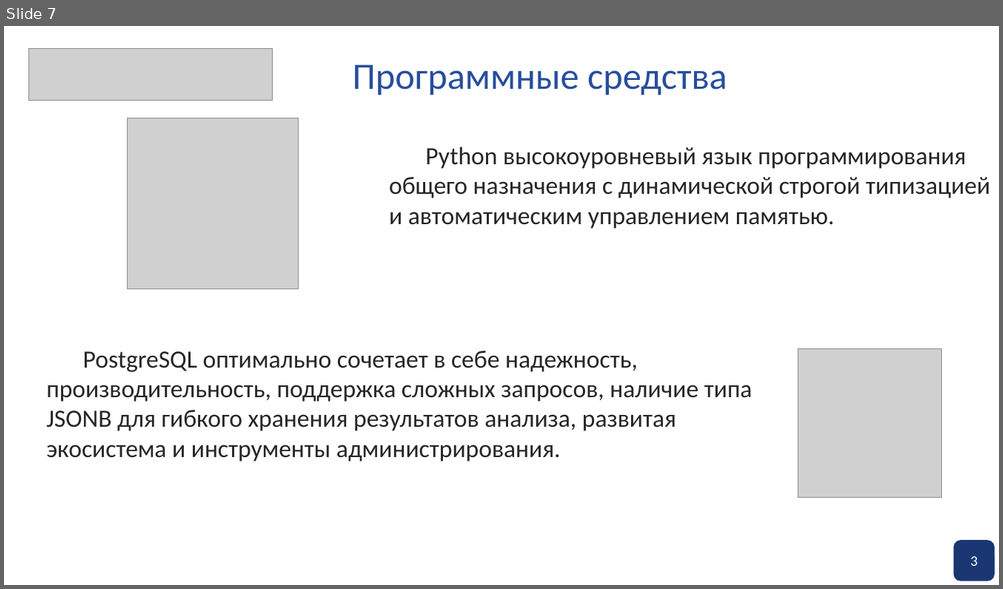
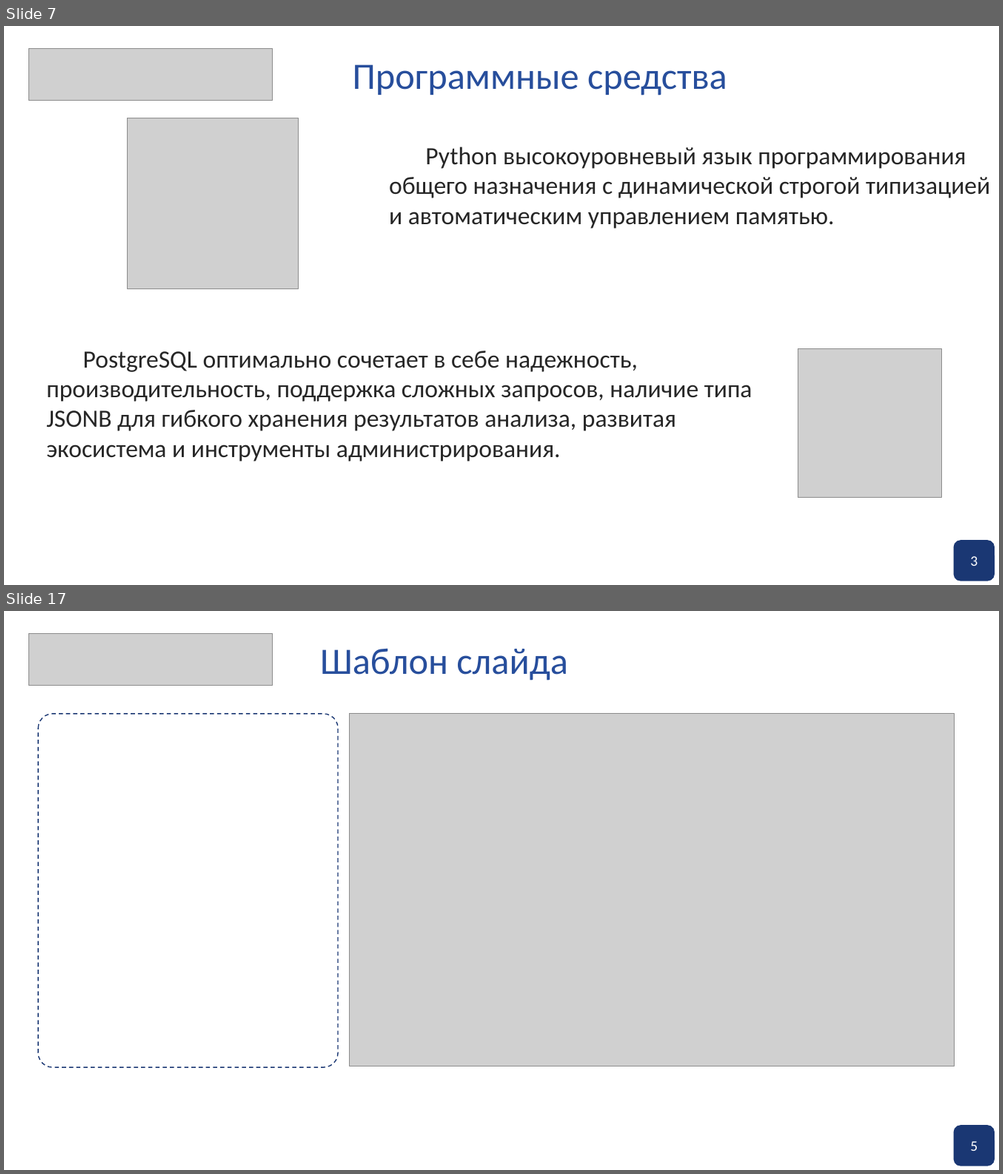
Before and after one commit to pagamov/pagamov_bot, a slide deck: docs/Презентация Гамов.pptx. Shown one above the other, each under a label of ours: slide 7 before the commit, slides 7 and 17 after it; the slides between them are not shown. The pictures are 1003x589 and 1003x1174 pixels, drawn with LibreOffice and Linux fonts; fonts in the diff are those of the drawing; grey boxes stand for pictures; background and template pictures are left out. Boxes give left, top, right and bottom in pixels: in the first picture for what was removed or moved away, otherwise in the second. Text is boxed around its words. In the diff, an @@ line names an element or a change of style, - is before the commit and + after.

```diff
--- a/docs/Презентация Гамов.pptx
+++ b/docs/Презентация Гамов.pptx
@@ slide 17 added at (4, 611, 999, 1170), background picture (left out) @@
@@ picture added at (28, 633, 273, 686) @@
@@ text added at (320, 648, 568, 681), 36 pt, text #274E9C @@
+Шаблон слайда
@@ rounded rectangle added at (38, 714, 338, 1068), outline #1A3773 1 pt dashed @@
@@ picture added at (350, 714, 954, 1066) @@
@@ rounded rectangle added at (954, 1126, 994, 1166), fill #1A3773, outline #1A3773 1 pt @@
@@ text added at (970, 1142, 977, 1151), 14 pt, text #FFFFFF @@
+5
```
Also in this commit, not shown: 2 slides changed, 17 other slides added, 1 slide removed, 5 other files.
